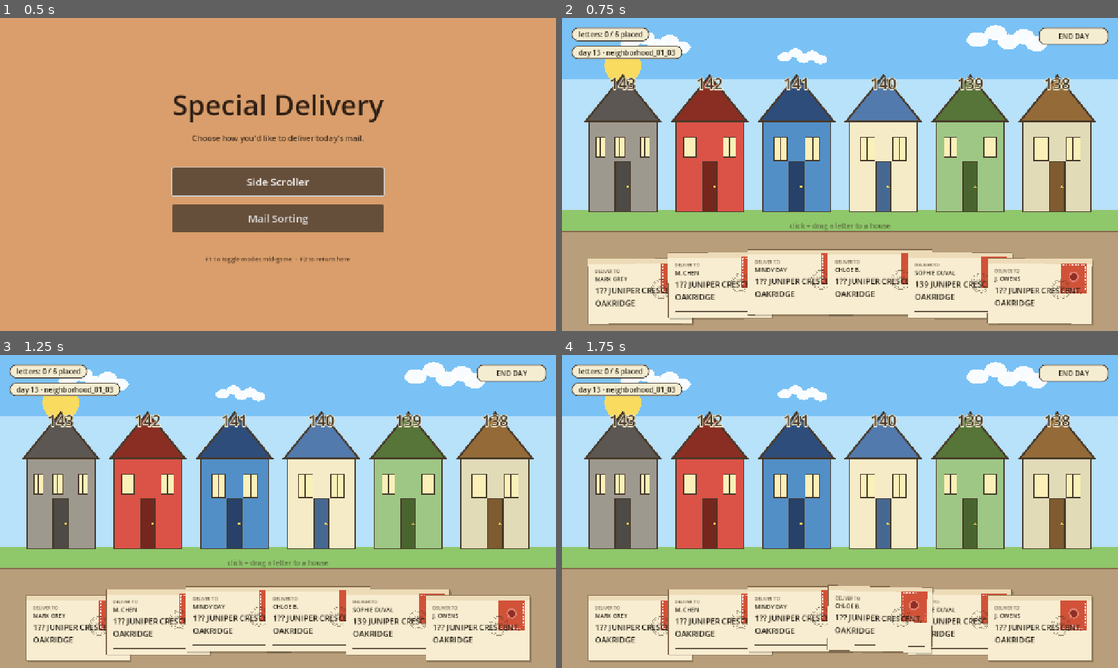
Above: before the commit, frames 1-4 (two rows, left to right).
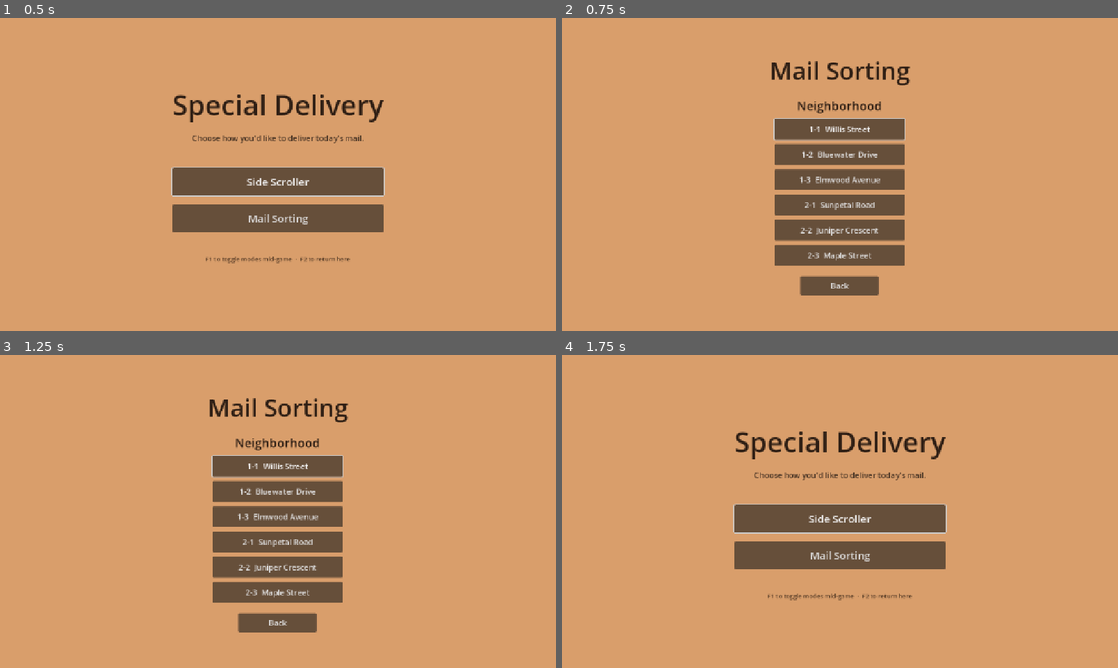
Above: after the commit, the same moments.

Repository: mariam-arab/Mailman
Game: Godot game, scene res://scenes/ui/start_screen.tscn
Same seed, same stepped clock (60 frames per second), same inputs: the game is played once before the commit and once after it.
Inputs (mouse positions are in pixels of both pictures, inside the frame that each line leads up to):
- Up to frame 1 (0.5 s): no input
- Up to frame 2 (0.75 s): click "Mail Sorting" at 0.5 s
- Up to frame 3 (1.25 s): no input
- Up to frame 4 (1.75 s): click (840, 624) at 1.25 s, where only the run after the commit has a clickable "Back"

Frame 1 is identical in both runs. In frame 2, 100% of the frame differs, in the area x 0-100%, y 0-100%; in frame 3, 100%; in frame 4, 100%.

Commit message:
add level selector for the sorting mode
Mail Sorting button on the start screen now opens a sorting-flavoured copy
of the level selector. level_select.gd grew a `mode` export var so both
selectors share one script; in sorting mode it filters out worlds that
the level extractor can't render (Apartment) and stashes the chosen path
on SortingMode for the desk to consume on launch.

Diff:
--- /dev/null
+++ b/scenes/ui/sorting_level_select.tscn
@@ -0,0 +1,57 @@
+[gd_scene load_steps=2 format=3 uid="uid://cxsortlvlselect"]
+
+[ext_resource type="Script" path="res://scripts/ui/level_select.gd" id="1_select"]
+
+[node name="SortingLevelSelect" type="Control"]
+layout_mode = 3
+anchors_preset = 15
+anchor_right = 1.0
+anchor_bottom = 1.0
+grow_horizontal = 2
+grow_vertical = 2
+script = ExtResource("1_select")
+mode = "sorting"
+
+[node name="Background" type="ColorRect" parent="."]
+layout_mode = 1
+anchors_preset = 15
+anchor_right = 1.0
+anchor_bottom = 1.0
+grow_horizontal = 2
+grow_vertical = 2
+color = Color(0.85, 0.62, 0.42, 1)
+
+[node name="Center" type="CenterContainer" parent="."]
+layout_mode = 1
+anchors_preset = 15
+anchor_right = 1.0
+anchor_bottom = 1.0
+grow_horizontal = 2
+grow_vertical = 2
+
+[node name="VBox" type="VBoxContainer" parent="Center"]
+layout_mode = 2
+theme_override_constants/separation = 24
+
+[node name="Title" type="Label" parent="Center/VBox"]
+layout_mode = 2
+text = "Mail Sorting"
+horizontal_alignment = 1
+theme_override_colors/font_color = Color(0.18, 0.12, 0.08, 1)
+theme_override_font_sizes/font_size = 56
+
+[node name="WorldsRow" type="HBoxContainer" parent="Center/VBox"]
+unique_name_in_owner = true
+layout_mode = 2
+alignment = 1
+theme_override_constants/separation = 48
+
+[node name="ButtonRow" type="CenterContainer" parent="Center/VBox"]
+layout_mode = 2
+
+[node name="BackButton" type="Button" parent="Center/VBox/ButtonRow"]
+unique_name_in_owner = true
+custom_minimum_size = Vector2(180, 44)
+layout_mode = 2
+text = "Back"
+theme_override_font_sizes/font_size = 18
--- a/scripts/sorting/sorting_desk.gd
+++ b/scripts/sorting/sorting_desk.gd
@@ -55,7 +55,22 @@
 	_build_drag_layer()
 	_build_hud_layer()
 	_build_summary()
+	_consume_pending_level()
 	_load_level(_level_index)
+
+
+## If the sorting level selector stashed a chosen level on SortingMode,
+## convert it to an index into SORTING_LEVEL_PATHS and clear the stash.
+## A stash that doesn't match any pool entry is ignored — the desk falls
+## back to the default level rather than crashing.
+func _consume_pending_level() -> void:
+	var pending: String = SortingMode.pending_level_path
+	if pending.is_empty():
+		return
+	SortingMode.pending_level_path = ""
+	var idx := SortingMode.SORTING_LEVEL_PATHS.find(pending)
+	if idx >= 0:
+		_level_index = idx
 
 
 # ─────────────────────────────────────────────────────────────────────────────
--- a/scripts/sorting/sorting_mode.gd
+++ b/scripts/sorting/sorting_mode.gd
@@ -17,6 +17,14 @@
 
 ## Level selector for the side-scroller mode (lists the two worlds).
 const LEVEL_SELECT_SCENE := "res://scenes/ui/level_select.tscn"
+
+## Level selector for the 2D sorting mode (Neighborhood only — see
+## level_select.gd for why Apartment is excluded).
+const SORTING_LEVEL_SELECT_SCENE := "res://scenes/ui/sorting_level_select.tscn"
+
+## Set by the sorting level selector before changing scene; consumed once by
+## the sorting desk on startup. Empty string means "use the default level".
+static var pending_level_path: String = ""
 
 ## Existing 3D entry point — the prior project.godot run/main_scene.
 const SIDE_SCROLLER_ENTRY := "res://scenes/levels/neighborhood/neighborhood_00_01/neighborhood_00_01.tscn"
--- a/scripts/ui/level_select.gd
+++ b/scripts/ui/level_select.gd
@@ -1,14 +1,24 @@
 extends Control
-## Level selector for the side-scroller mode. Two worlds — Neighborhood and
+## Level selector shared by both modes. Two worlds — Neighborhood and
 ## Apartment — each list their levels as buttons. Routes back to the start
 ## screen via the Back button.
+##
+## In side-scroller mode the level button launches the level scene directly.
+## In sorting mode it stashes the chosen path on SortingMode and routes to
+## the sorting desk, which reads it at startup.
 ##
 ## Levels are listed inline rather than scanned from disk so an empty stub
 ## scene (e.g. neighborhood_01_01) doesn't show up as a broken option.
 
+const MODE_SIDE_SCROLLER := "side_scroller"
+const MODE_SORTING       := "sorting"
+
+@export var mode: String = MODE_SIDE_SCROLLER
+
 const WORLDS := [
 	{
 		"name": "Neighborhood",
+		"supports_sorting": true,
 		"levels": [
 			{ "label": "1-1  Willis Street",    "path": "res://scenes/levels/neighborhood/neighborhood_00_01/neighborhood_00_01.tscn" },
 			{ "label": "1-2  Bluewater Drive",  "path": "res://scenes/levels/neighborhood/neighborhood_00_02/neighborhood_00_02.tscn" },
@@ -20,6 +30,9 @@
 	},
 	{
 		"name": "Apartment",
+		## Apartment doors don't expose body/roof colors so the sorting desk's
+		## extractor has nothing to render — hide the world in sorting mode.
+		"supports_sorting": false,
 		"levels": [
 			{ "label": "1-1  Gomorda Drive",    "path": "res://scenes/levels/apartment/apartment_01/apartment_01.tscn" },
 		],
@@ -36,6 +49,9 @@
 func _populate() -> void:
 	var first_button: Button = null
 	for world in WORLDS:
+		if mode == MODE_SORTING and not world.get("supports_sorting", true):
+			continue
+
 		var col := VBoxContainer.new()
 		col.add_theme_constant_override("separation", 10)
 		col.size_flags_vertical = Control.SIZE_SHRINK_BEGIN
@@ -65,7 +81,11 @@
 
 
 func _on_level_pressed(path: String) -> void:
-	get_tree().change_scene_to_file(path)
+	if mode == MODE_SORTING:
+		SortingMode.pending_level_path = path
+		get_tree().change_scene_to_file(SortingMode.SORTING_DESK_SCENE)
+	else:
+		get_tree().change_scene_to_file(path)
 
 
 func _on_back_pressed() -> void:
--- a/scripts/ui/start_screen.gd
+++ b/scripts/ui/start_screen.gd
@@ -15,4 +15,4 @@
 
 
 func _on_sorting_pressed() -> void:
-	get_tree().change_scene_to_file(SortingMode.SORTING_DESK_SCENE)
+	get_tree().change_scene_to_file(SortingMode.SORTING_LEVEL_SELECT_SCENE)
